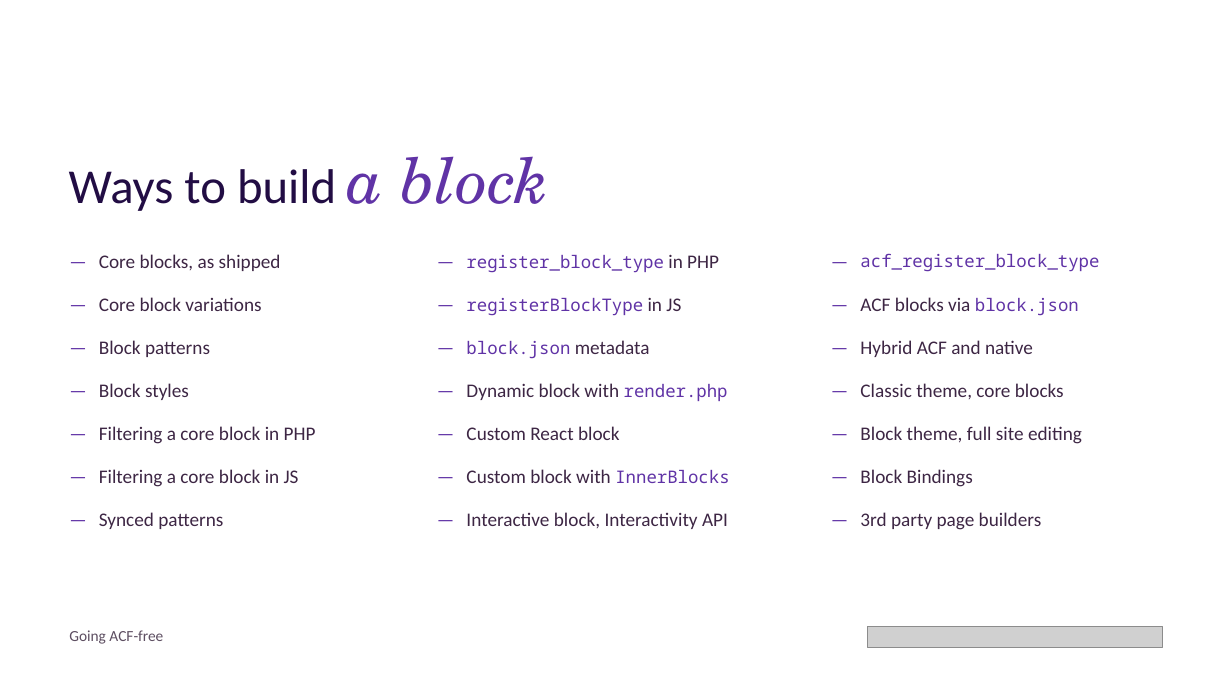
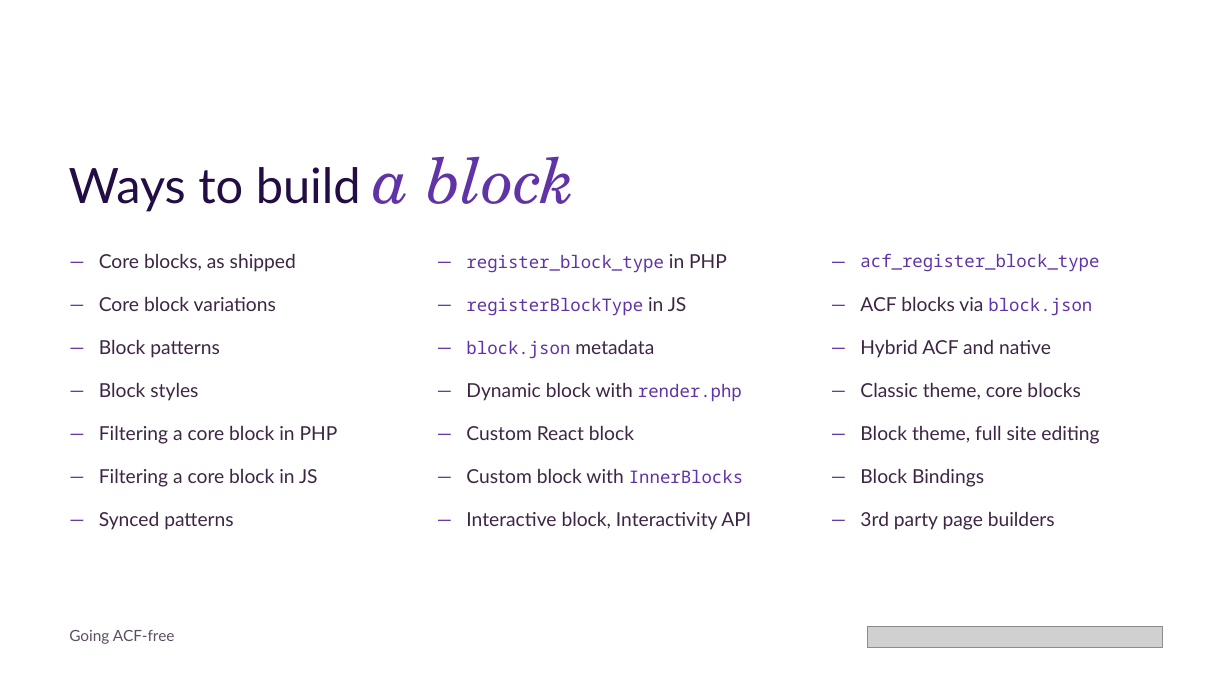
Before and after one commit to rollecode/wpsuomi2026-talk-slides, a slide deck: slide 28 of export/Going ACF-free.pptx. Drawn at 1232x693 pixels with LibreOffice and Linux fonts; fonts in the diff are those of the drawing; grey boxes stand for pictures; background and template pictures are left out. Boxes give left, top, right and bottom in pixels: in the first picture for what was removed or moved away, otherwise in the second. Text is boxed around its words. In the diff, an @@ line names an element or a change of style, - is before the commit and + after.

Commit message:
Static fonts for the pptx export

```diff
--- a/export/Going ACF-free.pptx
+++ b/export/Going ACF-free.pptx
@@ text "Ways to build a block" at bbox=[69, 156, 576, 212]: font Calibri to Lato in "Ways to build" @@
@@ text "register_block_type in PHP" at bbox=[466, 254, 727, 273]: font Calibri to Lato in "in PHP" @@
@@ text "registerBlockType in JS" at bbox=[466, 297, 687, 316]: font Calibri to Lato in "in JS" @@
@@ text "ACF blocks via block.json" at bbox=[860, 296, 1092, 316]: font Calibri to Lato in "ACF blocks via" @@
@@ text "block.json metadata" at bbox=[466, 340, 654, 359]: font Calibri to Lato in "metadata" @@
@@ text "Dynamic block with render.php" at bbox=[466, 382, 742, 401]: font Calibri to Lato in "Dynamic block with" @@
@@ text "Custom block with InnerBlocks" at bbox=[466, 468, 743, 483]: font Calibri to Lato in "Custom block with" @@
@@ font Calibri to Lato in 32 elements at bbox=[99, 253, 296, 272], bbox=[99, 296, 276, 311], bbox=[99, 339, 220, 358], bbox=[99, 382, 198, 401], bbox=[99, 425, 338, 444], bbox=[99, 468, 318, 487], bbox=[466, 425, 634, 440], bbox=[860, 339, 1051, 358], bbox=[860, 382, 1081, 400], bbox=[860, 425, 1099, 444], bbox=[860, 468, 984, 487], bbox=[69, 630, 175, 644], bbox=[99, 512, 234, 530], bbox=[466, 511, 751, 530], bbox=[860, 511, 1055, 530], bbox=[67, 248, 108, 278], bbox=[67, 291, 108, 321], bbox=[67, 334, 108, 364], bbox=[67, 376, 108, 407], bbox=[67, 419, 108, 449], bbox=[67, 462, 108, 492], bbox=[434, 376, 475, 407], bbox=[434, 419, 475, 449], bbox=[434, 462, 475, 492], bbox=[828, 291, 869, 321], bbox=[828, 334, 869, 364], bbox=[828, 376, 869, 407], bbox=[828, 419, 869, 449], bbox=[828, 462, 869, 492], bbox=[67, 505, 108, 535], bbox=[434, 505, 475, 535], bbox=[828, 505, 869, 535] @@
```
Also in this commit, not shown: 41 other slides changed, 10 other files.
